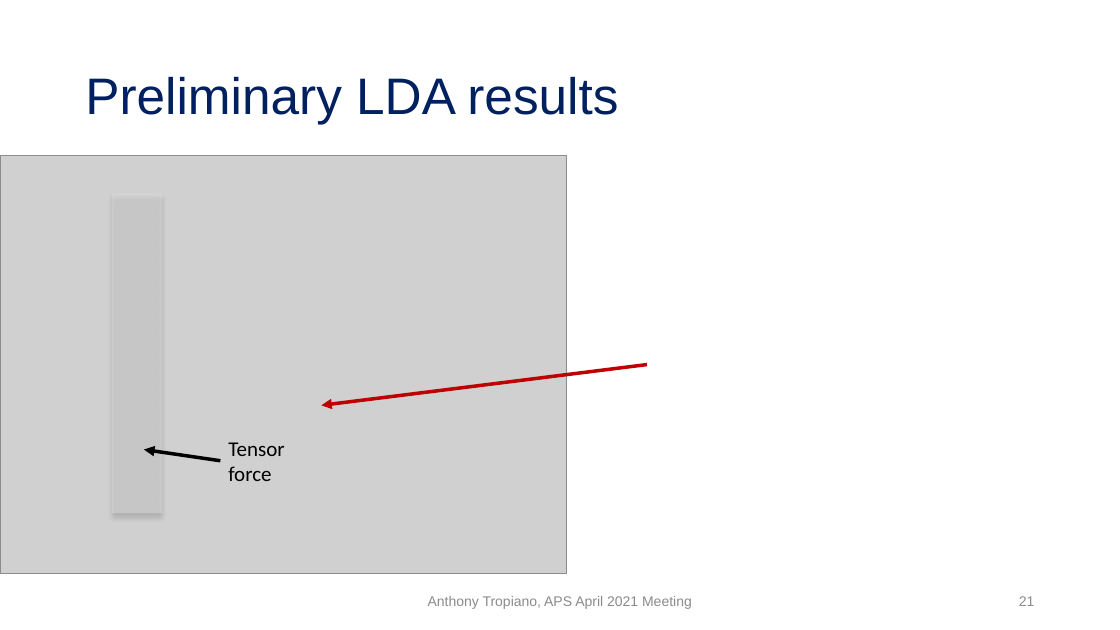
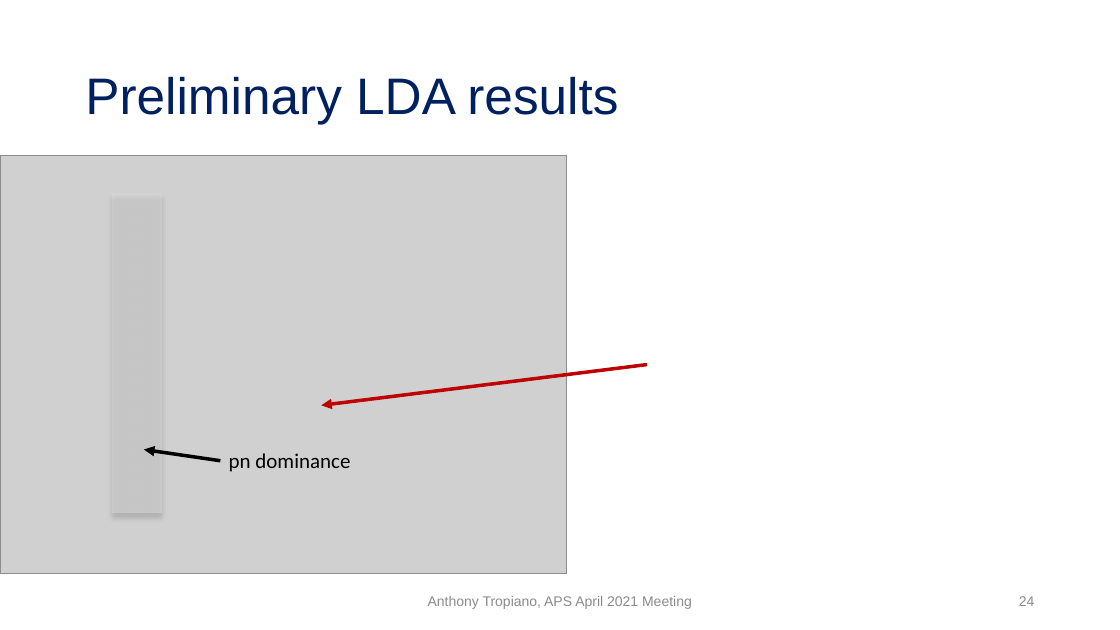
Before and after one commit to tropiano4/tropiano-srg, a slide deck: slide 24 of Presentations/APS_April2021/tropiano_aps_april2021.pptx (slide 21 before the commit). Drawn at 1120x630 pixels with LibreOffice and Linux fonts; fonts in the diff are those of the drawing; grey boxes stand for pictures. Boxes give left, top, right and bottom in pixels: in the first picture for what was removed or moved away, otherwise in the second. Text is boxed around its words. In the diff, an @@ line names an element or a change of style, - is before the commit and + after.

```diff
--- a/Presentations/APS_April2021/tropiano_aps_april2021.pptx
+++ b/Presentations/APS_April2021/tropiano_aps_april2021.pptx
@@ text removed at <box>228,442,284,481</box> @@
-Tensor force
@@ text added at <box>229,453,350,472</box>, 18 pt, text #000000 @@
+pn dominance
@@ page number at <box>1019,596,1035,606</box>: text changed @@
-21
+24
```
Also in this commit, not shown: 7 other slides changed, 4 slides added, 1 slide removed, 5 other files.
